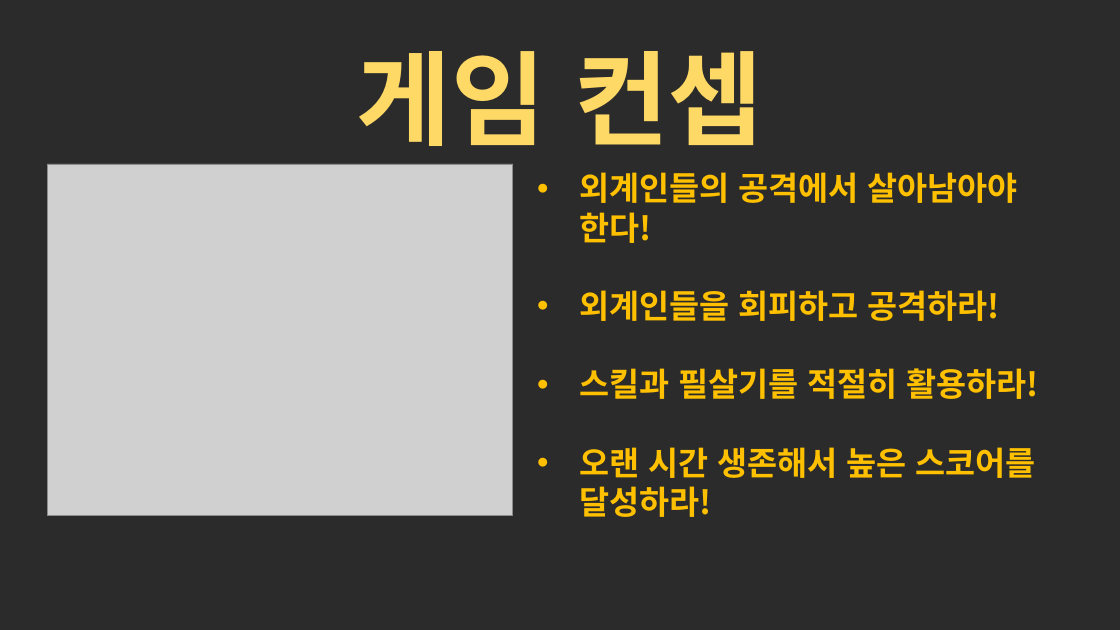
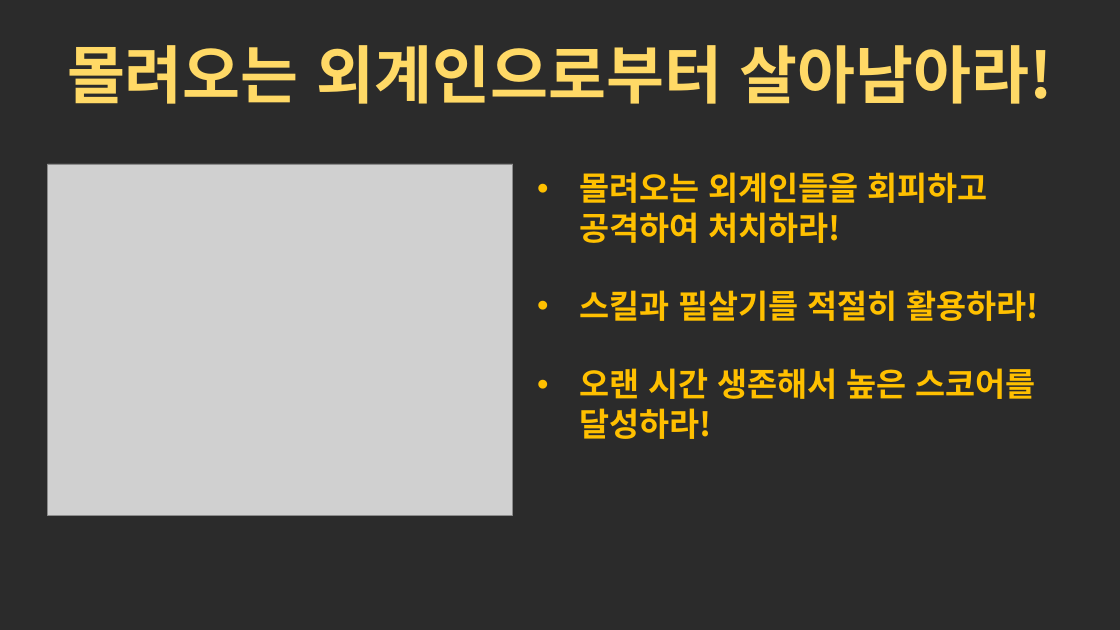
Before and after one commit to eheh5454/2017_2DGP, a slide deck: slide 3 of 2차발표.pptx. Drawn at 1120x630 pixels with LibreOffice and Linux fonts; fonts in the diff are those of the drawing; grey boxes stand for pictures; background and template pictures are left out; a plain dark background stands for a picture behind light text. Boxes give left, top, right and bottom in pixels: in the first picture for what was removed or moved away, otherwise in the second. Text is boxed around its words. In the diff, an @@ line names an element or a change of style, - is before the commit and + after.

```diff
--- a/2차발표.pptx
+++ b/2차발표.pptx
@@ text at (67, 45, 1053, 104): text changed; size 88 to 54 pt @@
-게임 컨셉
+몰려오는 외계인으로부터 살아남아라!
@@ text at (579, 172, 988, 243): text changed @@
-• 외계인들의 공격에서 살아남아야 한다!
-• 외계인들을 회피하고 공격하라!
+• 몰려오는 외계인들을 회피하고 공격하여 처치하라!
```
Also in this commit, not shown: 3 other slides changed, 3 other files.
